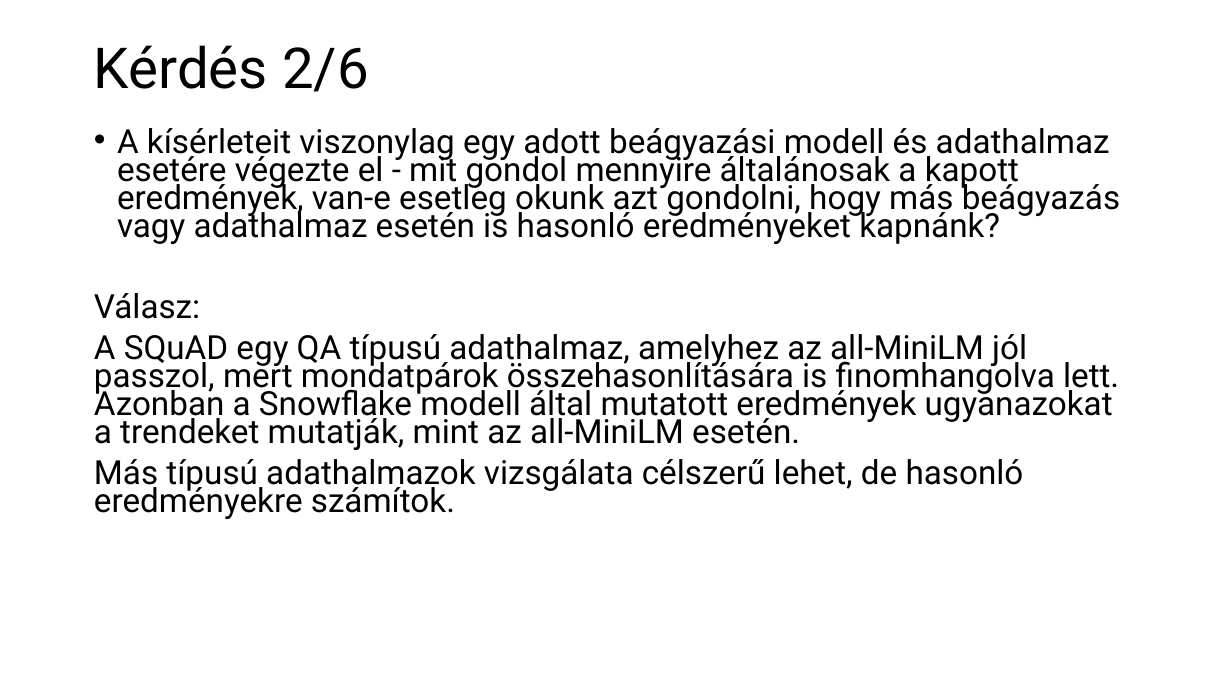
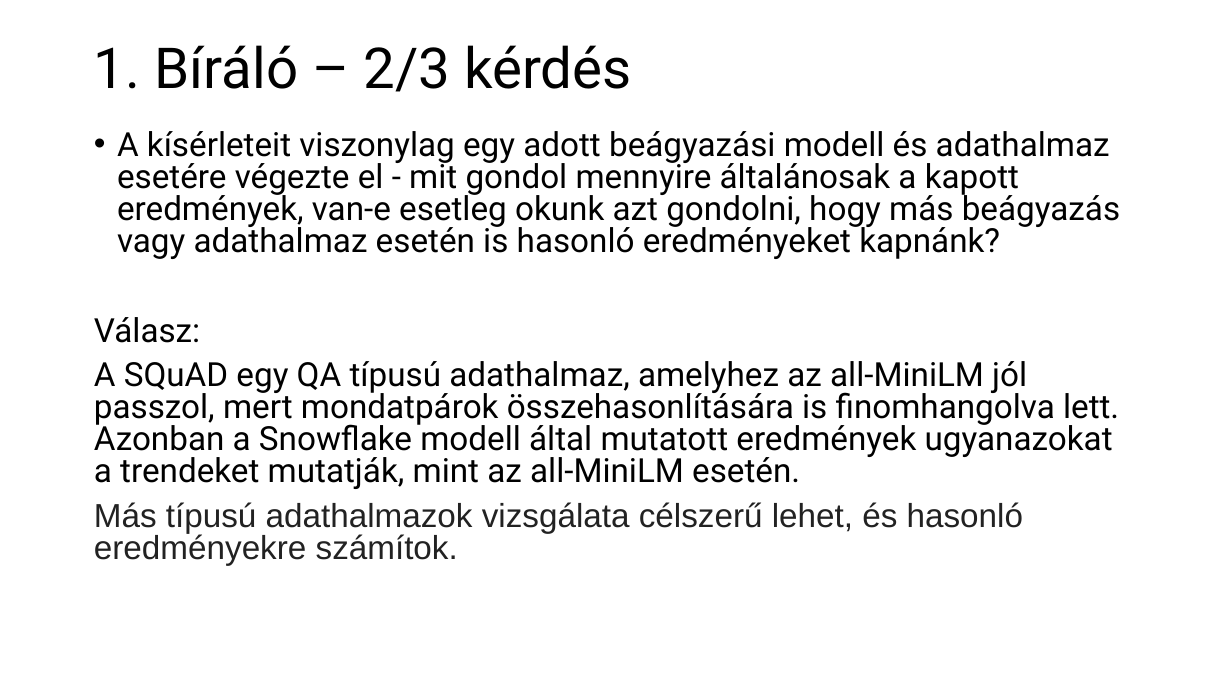
Before and after one commit to czotterbenedek/rag-onlineclustering-optimization, a slide deck: slide 25 of tdk/CzotterBenedek_TDK_javitott_2.0.pptx. Drawn at 1232x693 pixels with LibreOffice and Linux fonts; fonts in the diff are those of the drawing. Boxes give left, top, right and bottom in pixels: in the first picture for what was removed or moved away, otherwise in the second. Text is boxed around its words. In the diff, an @@ line names an element or a change of style, - is before the commit and + after.

```diff
--- a/tdk/CzotterBenedek_TDK_javitott_2.0.pptx
+++ b/tdk/CzotterBenedek_TDK_javitott_2.0.pptx
@@ title at <box>94,45,632,92</box>: text changed @@
-Kérdés 2/6
+1. Bíráló – 2/3 kérdés
@@ text at <box>94,131,1120,489</box>: line spacing 0.7 to 0.8 @@
@@ text at <box>94,502,1023,565</box>: text changed; font Roboto to Arial; text colour #000000 to #222222 @@
-Más típusú adathalmazok vizsgálata célszerű lehet, de hasonló eredményekre számítok.
+Más típusú adathalmazok vizsgálata célszerű lehet, és hasonló
+eredményekre számítok.
```
Also in this commit, not shown: 28 other slides changed, 3 slides removed.
